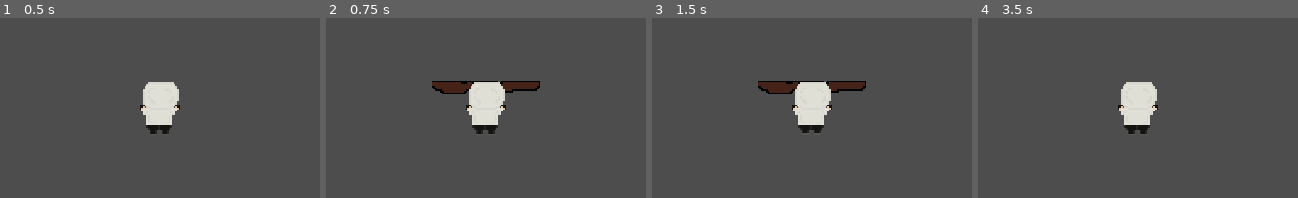
Above: before the commit, frames 1-4 (left to right).
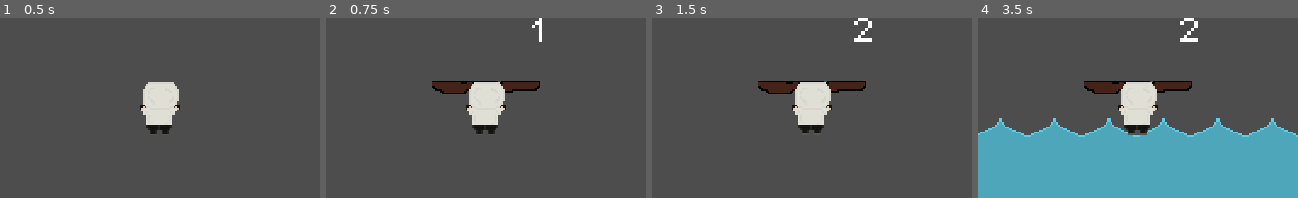
Above: after the commit, the same moments.

Repository: ficho-here/summit
Game: Godot game, scene res://scenes/main.tscn
Same seed, same stepped clock (60 frames per second), same inputs: the game is played once before the commit and once after it.
Inputs (mouse positions are in pixels of both pictures, inside the frame that each line leads up to):
- Up to frame 1 (0.5 s): no input
- Up to frame 2 (0.75 s): tap Enter at 0.5, 0.6 s; move the mouse to (556, 99) at 0.52 s; hold D (right) from 0.53 s (still down); click (556, 99) at 0.67 s
- Up to frame 3 (1.5 s): tap Space at 1.25 s; move the mouse to (748, 117) at 1.27 s; release D (right) at 1.28 s; hold A (left) from 1.28 s (still down); tap F at 1.35 s
- Up to frame 4 (3.5 s): tap Enter at 2, 2.1 s; move the mouse to (1170, 68) at 2.02 s; release A (left) at 2.03 s; hold D (right) from 2.03 s (still down); tap Space at 2.75 s; move the mouse to (1122, 144) at 2.77 s; tap F at 2.85 s; click (1122, 144) at 2.92 s

Frame 1 is identical in both runs. In frame 2, 0.2% of the frame differs, in the area x 64-68%, y 0-14%; in frame 3, 0.3%; in frame 4, 40%, in the area x 0-100%, y 0-100%.

Commit message:
Added counter to jumps

Diff:
--- a/scenes/main.tscn
+++ b/scenes/main.tscn
@@ -1,9 +1,10 @@
-[gd_scene load_steps=5 format=3 uid="uid://dk8ui4i4icyj3"]
+[gd_scene load_steps=6 format=3 uid="uid://dk8ui4i4icyj3"]
 
 [ext_resource type="PackedScene" uid="uid://dqedyeuhvvkrp" path="res://scenes/player.tscn" id="1_o5qli"]
 [ext_resource type="Script" uid="uid://dmnkmv51yrdma" path="res://scripts/main.gd" id="1_sugp2"]
 [ext_resource type="PackedScene" uid="uid://chb2x0bwly64h" path="res://scenes/water.tscn" id="2_jyhfs"]
 [ext_resource type="PackedScene" uid="uid://dd2k7nfu0eul2" path="res://scenes/ledge.tscn" id="3_sugp2"]
+[ext_resource type="FontFile" uid="uid://co8k8pdrycqyd" path="res://sprites/fonts/PixelOperator8.ttf" id="5_tbgi4"]
 
 [node name="Main" type="Node2D"]
 script = ExtResource("1_sugp2")
@@ -20,3 +21,10 @@
 
 [node name="Camera2D" type="Camera2D" parent="player"]
 zoom = Vector2(1.7, 1.7)
+
+[node name="Label" type="Label" parent="player/Camera2D"]
+offset_left = 23.0
+offset_top = -53.0
+offset_right = 93.0
+offset_bottom = -30.0
+theme_override_fonts/font = ExtResource("5_tbgi4")
--- a/scripts/main.gd
+++ b/scripts/main.gd
@@ -5,14 +5,15 @@
 @onready var map1 = $map1
 @onready var water = $Water
 @onready var player = $player
+@export var count_ledges = 100
 var ledge_direction: Array[String] = ["R", "L"]
 
 func _ready() -> void:
 
 	var first_ledge = ledge.duplicate()
-	first_ledge.global_position = Vector2(0, -200)
+	first_ledge.global_position = Vector2(0, -205)
 	map1.add_child(first_ledge)
-	create_ledge(0, -200, 100)
+	create_ledge(0, -205, count_ledges-2)
 
 	print(ledge_direction)
 
@@ -30,12 +31,12 @@
 
 	if randpos == 1:
 		ledge_direction.append("R")
-		another_ledge.global_position = Vector2(xp+100, yp-100)
+		another_ledge.global_position = Vector2(xp+100, yp-105)
 		map1.add_child(another_ledge)
-		create_ledge(xp+100, yp-100, count-1)
+		create_ledge(xp+100, yp-105, count-1)
 
 	elif randpos == 2:
 		ledge_direction.append("L")
-		another_ledge.global_position = Vector2(xp-100, yp-100)
+		another_ledge.global_position = Vector2(xp-100, yp-105)
 		map1.add_child(another_ledge)
-		create_ledge(xp-100, yp-100, count-1)
+		create_ledge(xp-100, yp-105, count-1)
--- a/scripts/player.gd
+++ b/scripts/player.gd
@@ -8,6 +8,7 @@
 var current_ledge: Area2D = null
 var jump_count = 0
 @onready var main_node = get_parent()
+@onready var label = $Camera2D/Label
 func get_input():
 
 
@@ -18,6 +19,7 @@
 	if Input.is_action_just_pressed("right") and main_node.ledge_direction[jump_count] == "R":
 		first_jump = true
 		jump_count += 1
+		label.text = str(jump_count)
 		velocity.y = -speed
 		velocity.x = speed
 		is_hanging = false
@@ -25,6 +27,7 @@
 
 	elif Input.is_action_just_pressed("left") and main_node.ledge_direction[jump_count] == "L":
 		jump_count += 1
+		label.text = str(jump_count)
 		velocity.y = -speed
 		velocity.x = -speed
 		is_hanging = false
Binary file added: sprites/fonts/PixelOperator8-Bold.ttf
Not shown, added: sprites/fonts/PixelOperator8-Bold.ttf.import
Binary file added: sprites/fonts/PixelOperator8.ttf
Not shown, added: sprites/fonts/PixelOperator8.ttf.import
Binary file added: sprites/graffit main.png
Not shown, added: sprites/graffit main.png.import
